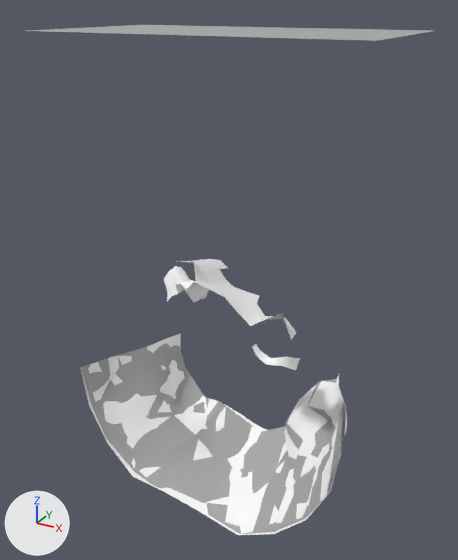
Two versions of the FBX model src/ProjectMagma/ProjectMagma/Content/Models/Environment/cave_apr30.fbx, one commit apart.
Camera for both pictures: a camera (50 mm lens) standing at (0.0164, -0.026, 0.0214) and looking at (-0.0008, 0.0053, 0.0057). The lights are fixed; the arrows at lower left show +X, +Y and +Z. Where no turn or scale is listed for an object, it has been applied to the vertices.

Names of what the first picture shows: 'cave1_col', 'cave2_col', 'cave3_col', 'cave4_col', 'cavefront_col', 'cavemesh'.
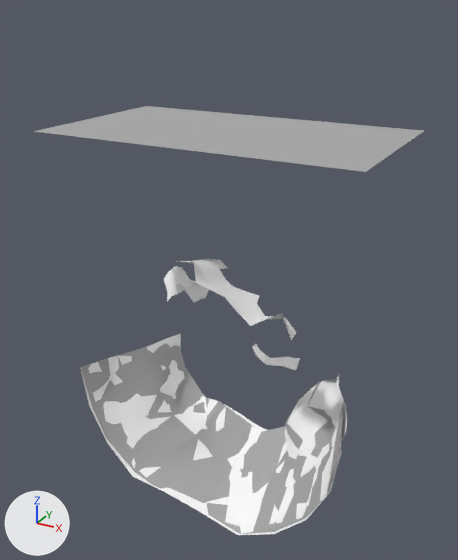
Boxes [x1, y1, x2, y2] around the edits, measured in the pictures (458 x 560 px):
'cavefront_col', moved: before [27, 25, 432, 41]; after [34, 106, 424, 172]

The change in detail:
Object 'cavefront_col' (ob_cavefront_col) moves from (-0.00012, 0.0041, 0.02) to (-0.00012, 0.0041, 0.015).
